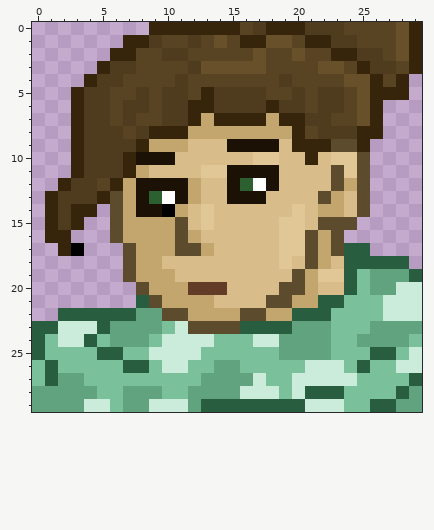
Two versions of one pixel-art sprite, Assets/_Topdown Stuff/_Sprites/wompot.png. The first picture shows the starting point.
The file is 30x30 pixels. Colours within 5 levels of each other are drawn and written as one.
New version:
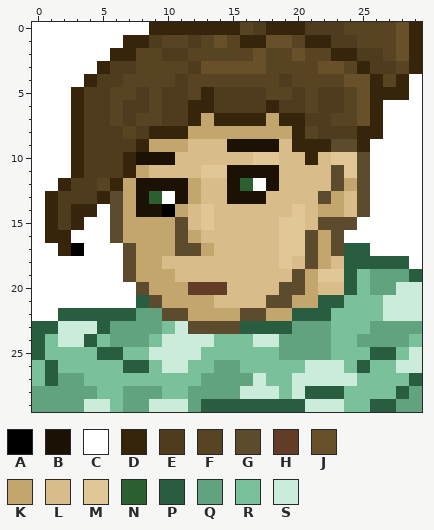
Palette (. is transparent): A #000000  B #1b1205  C #ffffff  D #36250a  E #4f3b1d  F #584322  G #5c4b2c  H #633c28  J #68502a  K #c3a66e  L #d8bd8a  M #e1c796  N #2d6030  P #285d40  Q #61a27f  R #7ac19b  S #cbecda
Difference:
There is now colour C in row 0 at x 0 to 8; in row 1 at x 0 to 6; in row 2 at x 0 to 5; in row 3 at x 0 to 4; in row 4 at x 0 to 3 and 29; in row 5 at x 0 to 2 and 29.
There is now colour C in rows 6 to 8 at x 0 to 2 and 27 to 29; in rows 9 to 11 at x 0 to 2 and 26 to 29; in row 12 at x 0 to 1 and 26 to 29; in row 13 at x 0 and 26 to 29; in row 14 at x 0, 5 and 26 to 29; in row 15 at x 0, 4 to 5 and 25 to 29.
There is now colour C in row 16 at x 0, 3 to 5 and 24 to 29; in row 17 at x 0 to 1, 4 to 6 and 26 to 29; in row 18 at x 0 to 6 and 29; in row 19 at x 0 to 6; in rows 20 to 21 at x 0 to 7; in row 22 at x 0 to 1.
